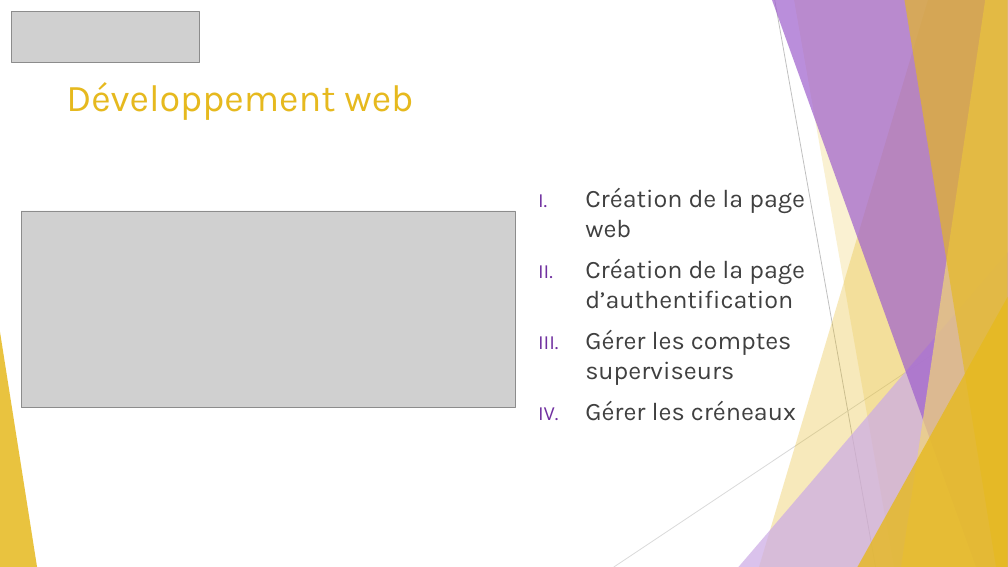
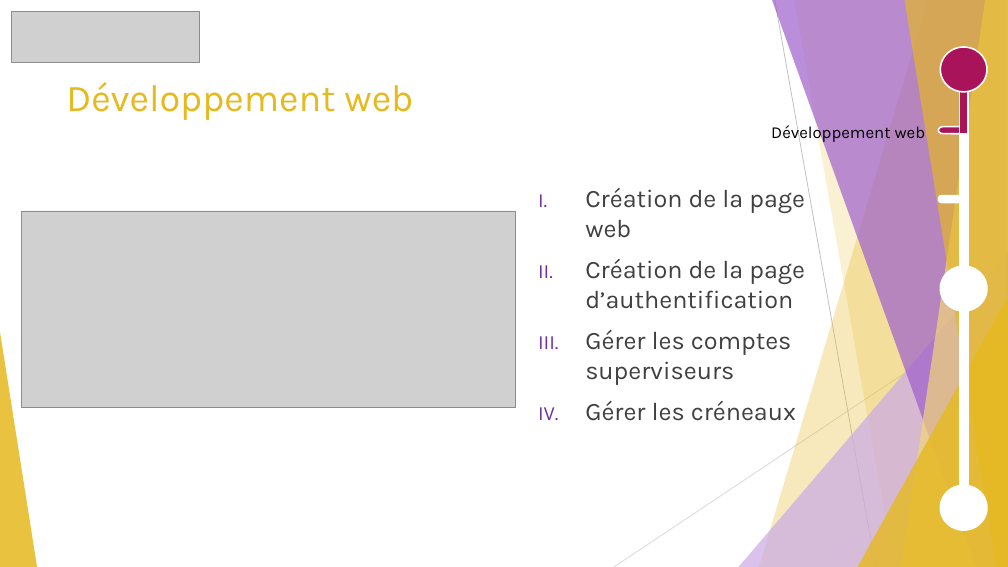
Before and after one commit to GuiguiMvn/Systeme-Escape-Game-Telethon, a slide deck: slide 3 of Cyril/Présentation.pptx. Drawn at 1008x567 pixels with LibreOffice and Linux fonts; fonts in the diff are those of the drawing; grey boxes stand for pictures. Boxes give left, top, right and bottom in pixels: in the first picture for what was removed or moved away, otherwise in the second. Text is boxed around its words. In the diff, an @@ line names an element or a change of style, - is before the commit and + after.

```diff
--- a/Cyril/Présentation.pptx
+++ b/Cyril/Présentation.pptx
@@ ellipse added at bbox=[941, 47, 988, 91], fill #A8135A, outline #FFFFFF 1.5 pt @@
@@ rectangle added at bbox=[960, 64, 968, 528], fill #FFFFFF, outline #FFFFFF 1.5 pt @@
@@ rectangle added at bbox=[960, 80, 968, 134], fill #A8135A, outline #FFFFFF 1.5 pt @@
@@ text added at bbox=[771, 123, 926, 143], 16 pt, text #000000 @@
+Développement web
@@ pill shape added at bbox=[938, 127, 968, 134], fill #A8135A, outline #FFFFFF 1.5 pt @@
@@ pill shape added at bbox=[938, 196, 960, 203], fill #FFFFFF, outline #FFFFFF 1.5 pt @@
@@ ellipse added at bbox=[941, 266, 988, 311], fill #FFFFFF, outline #FFFFFF 1.5 pt @@
@@ ellipse added at bbox=[941, 485, 988, 530], fill #FFFFFF, outline #FFFFFF 1.5 pt @@
```
Also in this commit, not shown: 1 other slide changed, 1 other file.
